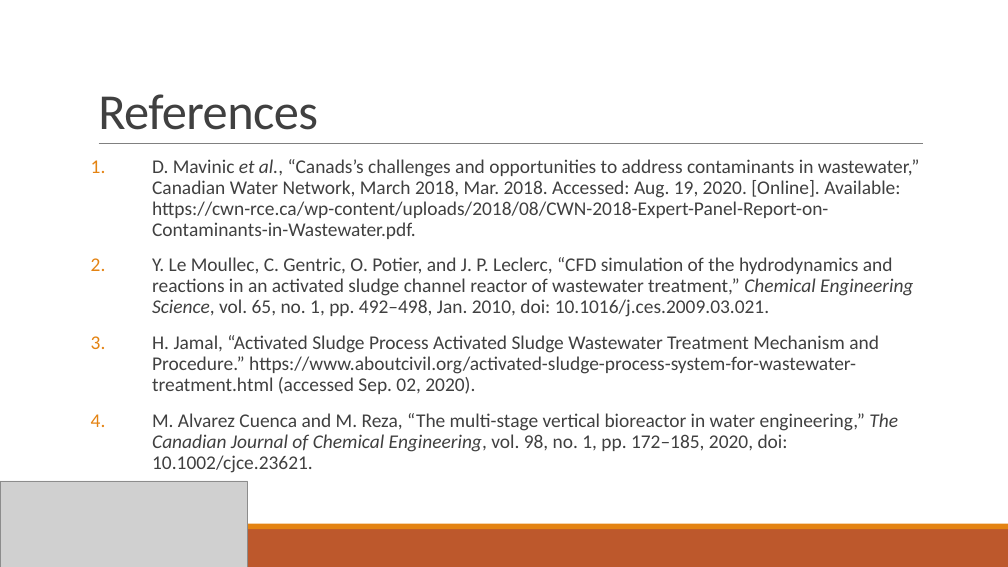
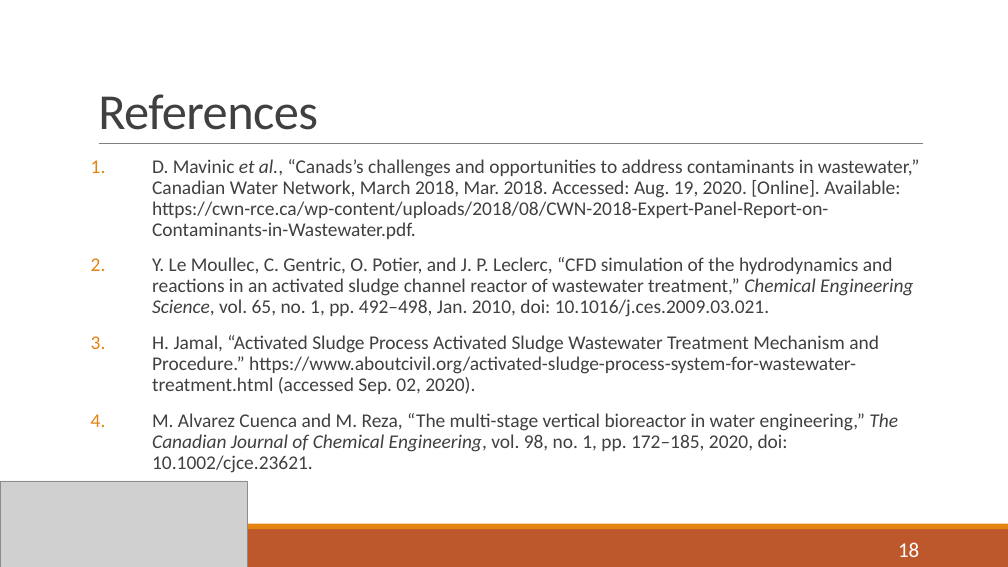
Before and after one commit to mark-edney/Thesis-Matlab, a slide deck: slide 18 of Thesis defense.pptx. Drawn at 1008x567 pixels with LibreOffice and Linux fonts; fonts in the diff are those of the drawing; grey boxes stand for pictures. Boxes give left, top, right and bottom in pixels: in the first picture for what was removed or moved away, otherwise in the second. Text is boxed around its words. In the diff, an @@ line names an element or a change of style, - is before the commit and + after.

```diff
--- a/Thesis defense.pptx
+++ b/Thesis defense.pptx
@@ page number added at (x1=898, y1=542, x2=919, y2=557), 20 pt, text #FFFFFF @@
+18
```
Also in this commit, not shown: 16 other slides changed, 2 other files.
